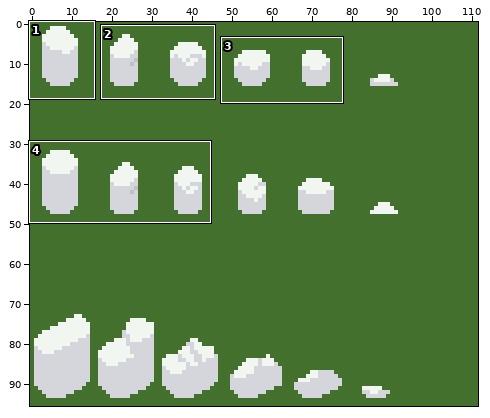
One commit to this pixel-art file: scenes/snow/assets/snowSpriteSheetAseprite.aseprite. The picture above shows the old version from afar; the outline marks the close-up.
Close-up. Before:
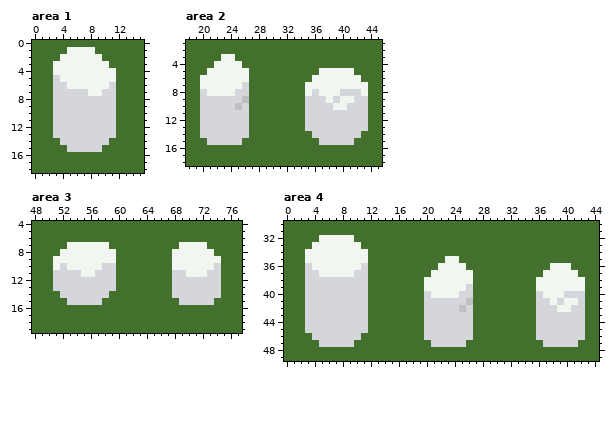
112x96 pixels, 1 frame. Colours within 5 levels of each other are drawn and written as one. Shown: area 1: x 0..15, y 0..18; area 2: x 18..45, y 1..18; area 3: x 48..77, y 4..19; area 4: x 0..44, y 30..49. The commit also changed other parts of the picture, which this record leaves out.
After the commit:
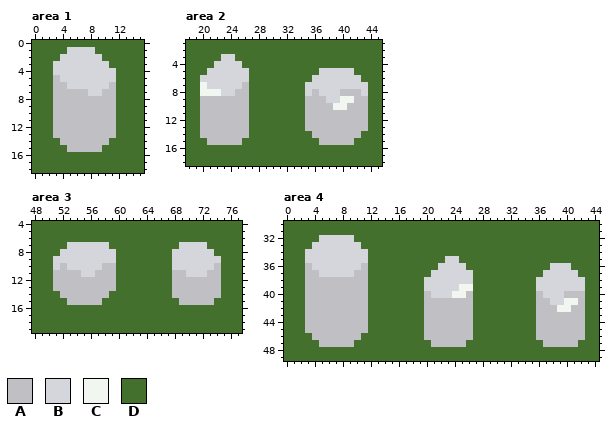
Palette (. is transparent): A #bfbfc4  B #d5d6db  C #f1f6f0  D #44702d
The commit says: way better snow and snowLogs pickup
What changed:
Area 1, layer "snow":
y 1: x 5..8 CCCC -> BBBB
y 2: x 4..9 CCCCCC -> BBBBBB
y 3: x 3..10 CCCCCCCC -> BBBBBBBB
y 4: x 3..11 CCCCCCCCC -> BBBBBBBBB
y 5: x 3..11 BCCCCCCCC -> ABBBBBBBB
y 6: x 3..11 BBCCCCCCB -> AABBBBBBA
y 7: x 3..11 BBBBBCCBB -> AAAAABBAA
y 8..13: x 3..11 BBBBBBBBB -> AAAAAAAAA
y 14: x 4..10 BBBBBBB -> AAAAAAA
y 15: x 5..9 BBBBB -> AAAAA
Area 2, layer "snow":
y 3: x 23..24 CC -> BB
y 4: x 22..25 CCCC -> BBBB
y 5: x 21..26 CCCCCC -> BBBBBB; x 37..41 CCCCC -> BBBBB
y 6: x 20..26 CCCCCCC -> BBBBBBB; x 36..42 CCCCCCC -> BBBBBBB
y 7: x 21..26 CCCCCB -> BBBBBA; x 35..43 CCCCCCCCC -> BBBBBBBBB
y 8: x 20 B -> C; x 23..26 CCBB -> BBAA; x 35..43 CBCCCBBBC -> BABBBAAAB
y 9: x 20..25 BBBBBB -> AAAAAA; x 35..38 BBBC -> AAAB; x 42..43 BB -> AA
y 10: x 20..24 BBBBB -> AAAAA; x 26 B -> A; x 35..38 BBBB -> AAAA; x 41..43 BBB -> AAA
y 11..13: x 20..26 BBBBBBB -> AAAAAAA; x 35..43 BBBBBBBBB -> AAAAAAAAA
y 14: x 20..26 BBBBBBB -> AAAAAAA; x 36..42 BBBBBBB -> AAAAAAA
y 15: x 21..25 BBBBB -> AAAAA; x 37..41 BBBBB -> AAAAA
Area 3, layer "snow":
y 7: x 53..58 CCCCCC -> BBBBBB; x 69..72 CCCC -> BBBB
y 8: x 52..59 CCCCCCCC -> BBBBBBBB; x 68..73 CCCCCC -> BBBBBB
y 9: x 51..59 CCCCCCCCC -> BBBBBBBBB; x 68..74 CCCCCCC -> BBBBBBB
y 10: x 51..59 CBCCCCCBB -> BABBBBBAA; x 68..74 CCCCCCB -> BBBBBBA
y 11: x 51..59 BBBBCCBBB -> AAAABBAAA; x 68..74 BBCCCBB -> AABBBAA
y 12..13: x 51..59 BBBBBBBBB -> AAAAAAAAA; x 68..74 BBBBBBB -> AAAAAAA
y 14: x 52..58 BBBBBBB -> AAAAAAA; x 68..74 BBBBBBB -> AAAAAAA
y 15: x 53..57 BBBBB -> AAAAA; x 69..73 BBBBB -> AAAAA
Area 4, layer "snow":
y 32: x 5..9 CCCCC -> BBBBB
y 33: x 4..10 CCCCCCC -> BBBBBBB
y 34: x 3..11 CCCCCCCCC -> BBBBBBBBB
y 35: x 3..11 CCCCCCCCC -> BBBBBBBBB; x 23..24 CC -> BB
y 36: x 3..11 BCCCCCCCB -> ABBBBBBBA; x 22..25 CCCC -> BBBB; x 38..40 CCC -> BBB
y 37: x 3..11 BBCCCCCBB -> AABBBBBAA; x 21..26 CCCCCC -> BBBBBB; x 37..41 CCCCC -> BBBBB
y 38: x 3..11 BBBBBBBBB -> AAAAAAAAA; x 20..26 CCCCCCC -> BBBBBBB; x 36..42 CCCCCCC -> BBBBBBB
y 39: x 3..11 BBBBBBBBB -> AAAAAAAAA; x 20..24 CCCCC -> BBBBB; x 26 B -> C; x 36..42 CCCCCCC -> BBBBBBB
y 40: x 3..11 BBBBBBBBB -> AAAAAAAAA; x 20..23 BCCC -> ABBB; x 25..26 BB -> CA; x 36..42 BCCCBBB -> ABBBAAA
y 41: x 3..11 BBBBBBBBB -> AAAAAAAAA; x 20..25 BBBBBB -> AAAAAA; x 36..38 BBC -> AAB; x 42 B -> A
y 42: x 3..11 BBBBBBBBB -> AAAAAAAAA; x 20..24 BBBBB -> AAAAA; x 26 B -> A; x 36..38 BBB -> AAA; x 41..42 BB -> AA
y 43..45: x 3..11 BBBBBBBBB -> AAAAAAAAA; x 20..26 BBBBBBB -> AAAAAAA; x 36..42 BBBBBBB -> AAAAAAA
y 46: x 4..10 BBBBBBB -> AAAAAAA; x 20..26 BBBBBBB -> AAAAAAA; x 36..42 BBBBBBB -> AAAAAAA
y 47: x 5..9 BBBBB -> AAAAA; x 21..25 BBBBB -> AAAAA; x 37..41 BBBBB -> AAAAA
